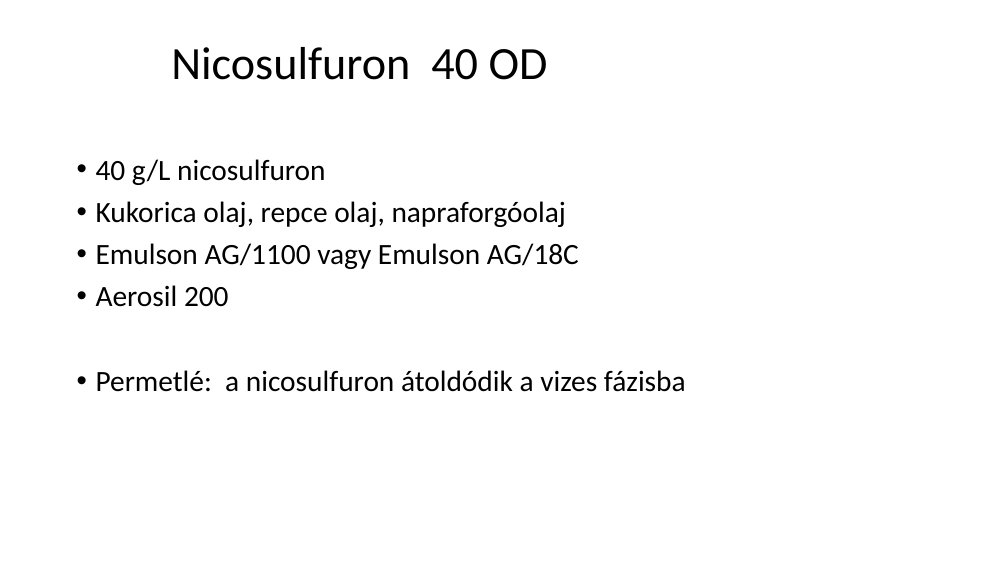
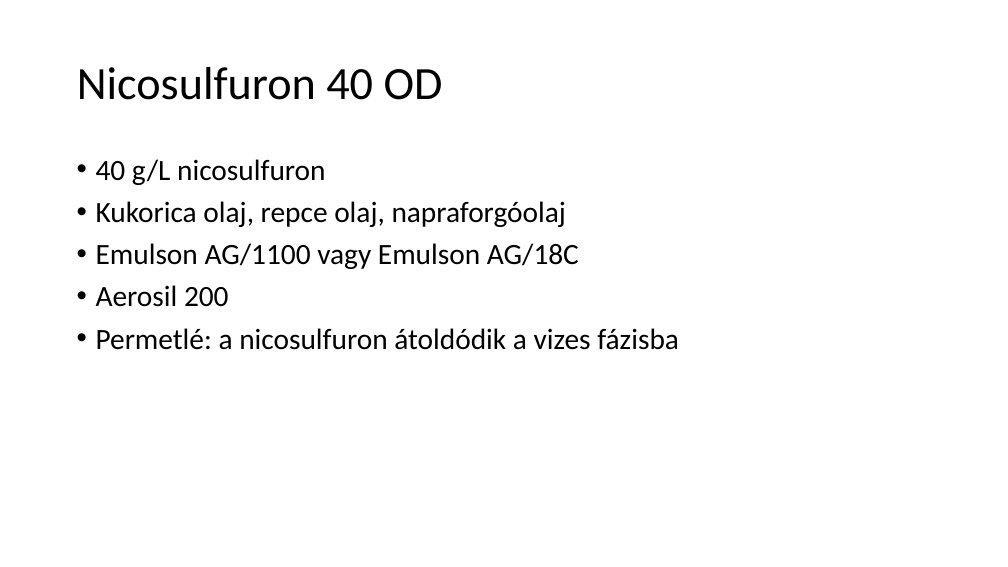
Before and after one commit to LilianaBohus/chemistry-presenations, a slide deck: slide 50 of oil-based-suspensions.ppt. Drawn at 1008x567 pixels with LibreOffice and Linux fonts; fonts in the diff are those of the drawing. Boxes give left, top, right and bottom in pixels: in the first picture for what was removed or moved away, otherwise in the second. Text is boxed around its words. In the diff, an @@ line names an element or a change of style, - is before the commit and + after.

```diff
--- a/oil-based-suspensions.ppt
+++ b/oil-based-suspensions.ppt
@@ title "Nicosulfuron 40 OD" rewrapped from (171,47,548,80) to (77,67,443,100) @@
@@ text "40 g/L nicosulfuron" rewrapped from (96,159,686,392) to (96,159,679,350) @@
```
Also in this commit, not shown: 8 other slides changed, 1 slide added, 1 slide removed.
